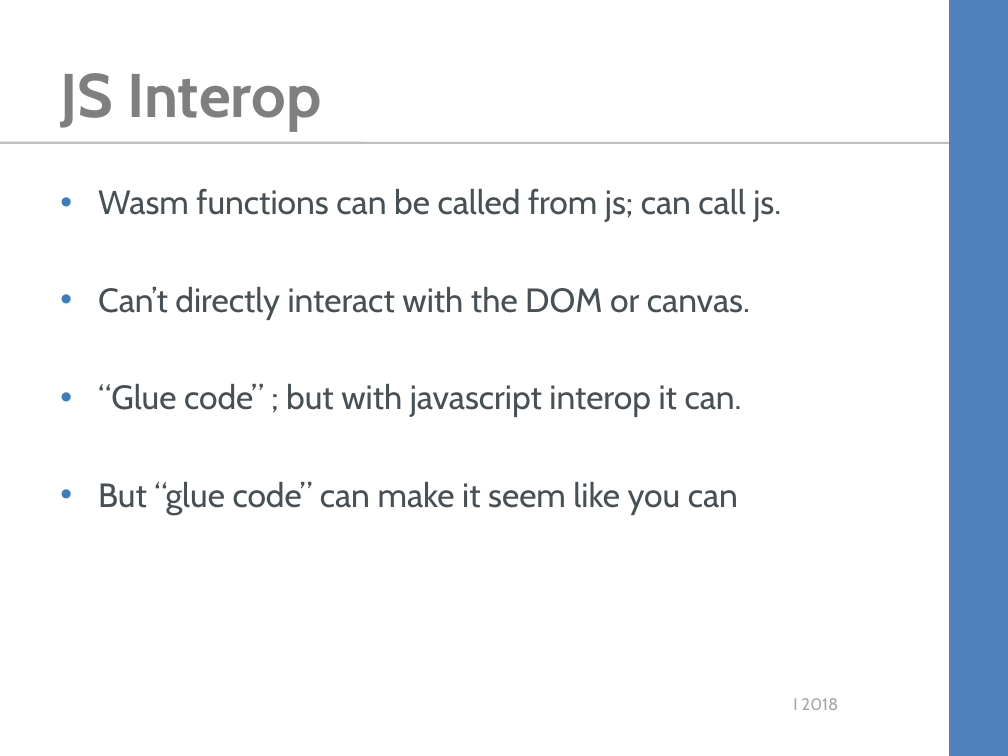
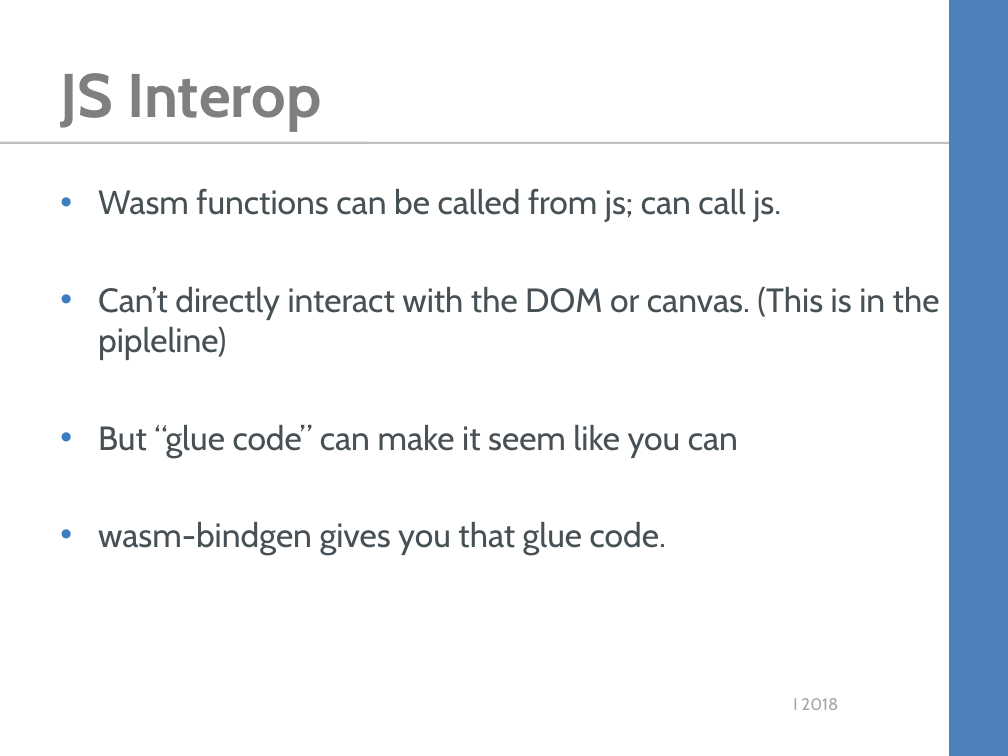
Before and after one commit to kimtuck/WebAssembly, a slide deck: slide 11 of webassembly.ppt. Drawn at 1008x756 pixels with LibreOffice and Linux fonts; fonts in the diff are those of the drawing; background and template pictures are left out. Boxes give left, top, right and bottom in pixels: in the first picture for what was removed or moved away, otherwise in the second. Text is boxed around its words. In the diff, an @@ line names an element or a change of style, - is before the commit and + after.

```diff
--- a/webassembly.ppt
+++ b/webassembly.ppt
@@ text at <box>98,287,940,360</box>: text changed @@
-• Can’t directly interact with the DOM or canvas.
-• “Glue code” ; but with javascript interop it can.
+• Can’t directly interact with the DOM or canvas. (This is in the pipleline)
@@ text at <box>98,522,666,555</box>: paragraph added @@
+• wasm-bindgen gives you that glue code.
```
Also in this commit, not shown: 3 other slides changed, 13 other files.
